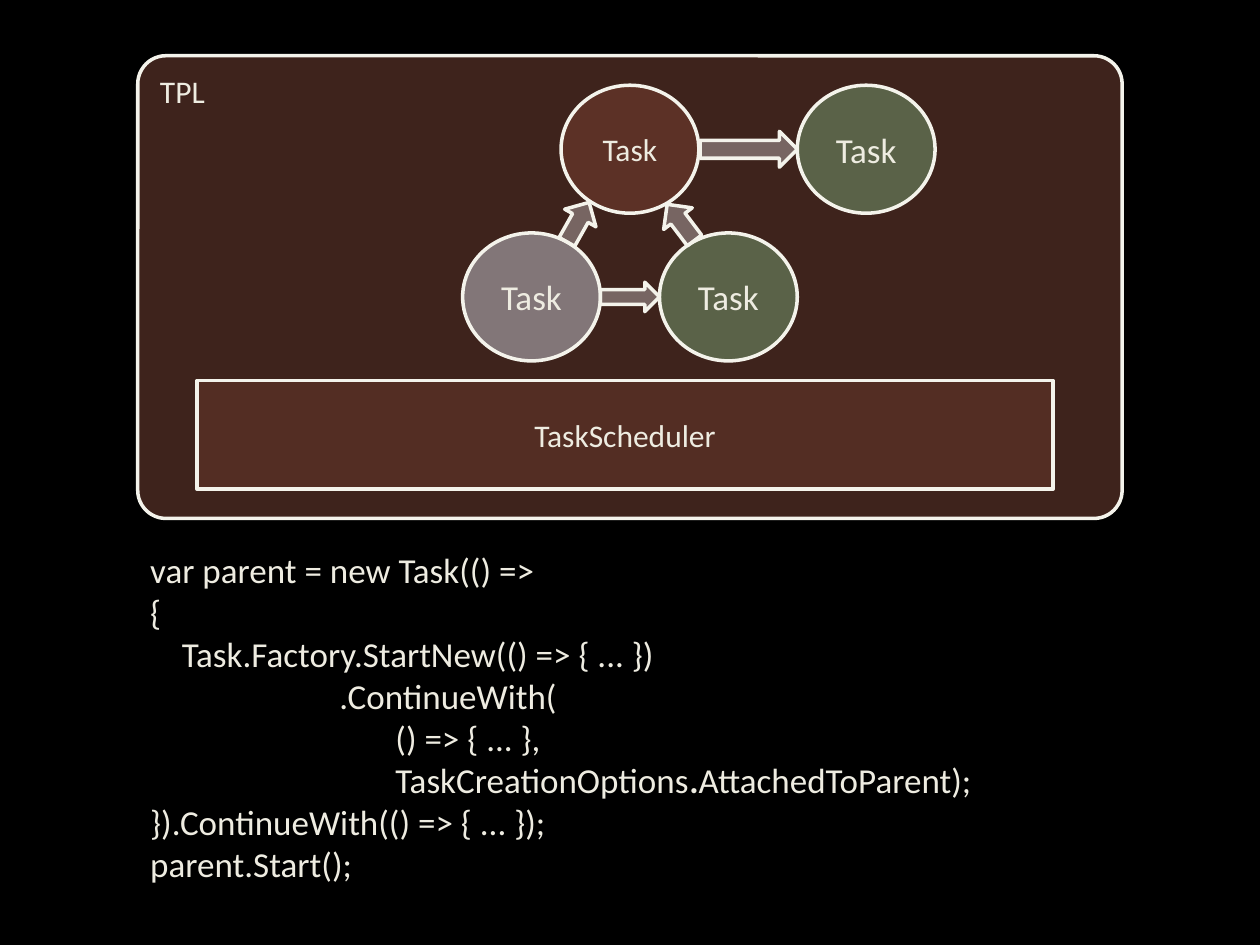
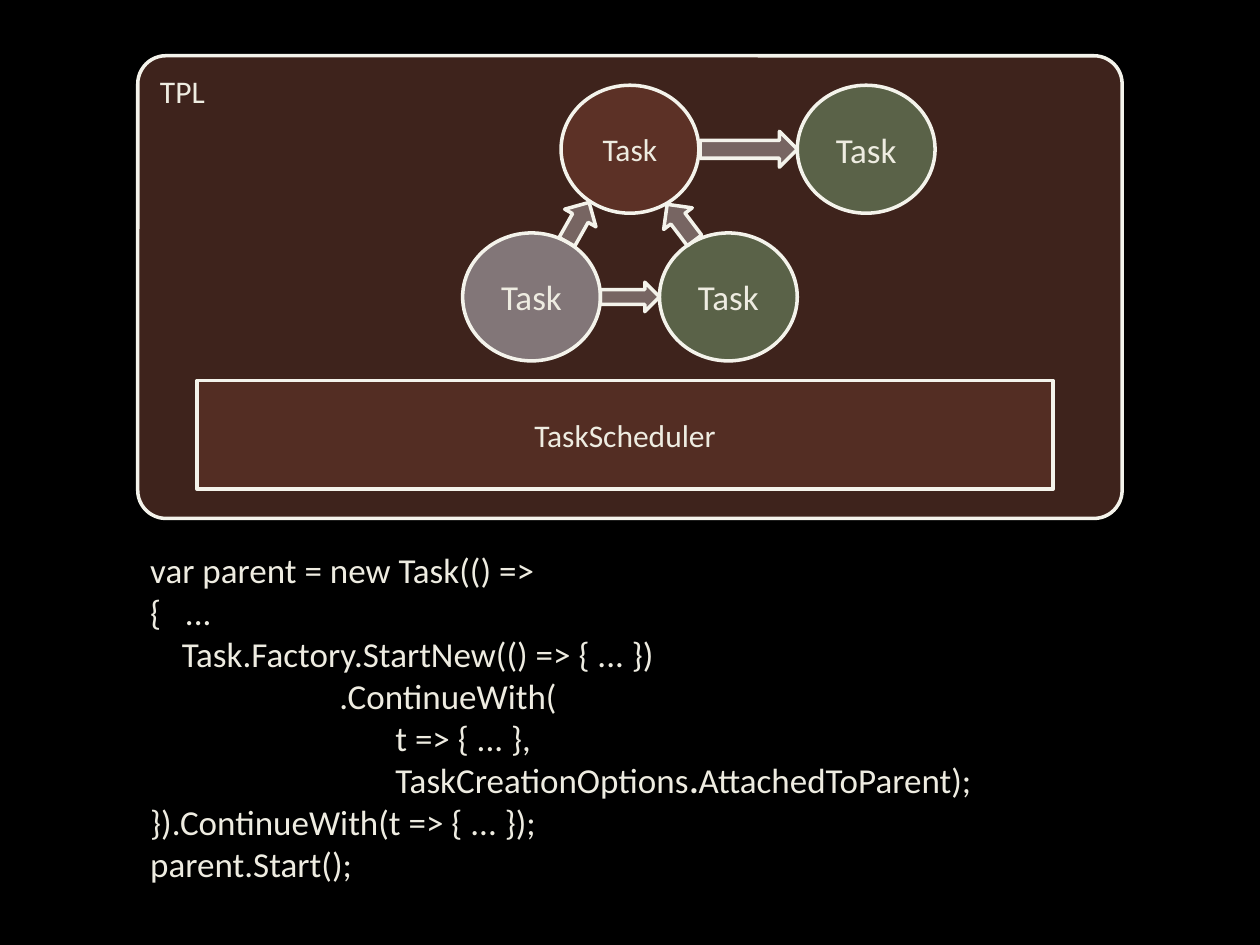
Before and after one commit to CCISEL/preprompt-parallel, a slide deck: slide 3 of Slides.pptx. Drawn at 1260x945 pixels with LibreOffice and Linux fonts; fonts in the diff are those of the drawing. Boxes give left, top, right and bottom in pixels: in the first picture for what was removed or moved away, otherwise in the second. Text is boxed around its words. In the diff, an @@ line names an element or a change of style, - is before the commit and + after.

```diff
--- a/Slides.pptx
+++ b/Slides.pptx
@@ text at <box>150,557,971,883</box>: text changed @@
-{
+{ ...
@@ text at <box>395,729,407,752</box>: text changed @@
-() => { ... },
+t => { ... },
@@ text at <box>150,809,400,840</box>: text changed @@
-}).ContinueWith(() => { ... });
+}).ContinueWith(t => { ... });
```
Also in this commit, not shown: 2 other slides changed.
